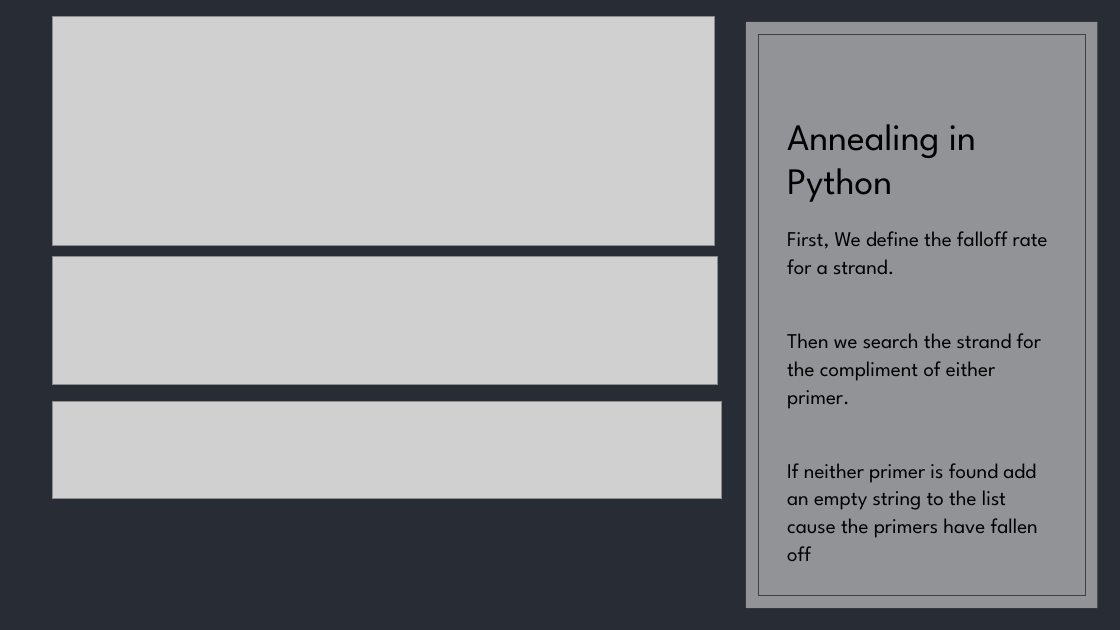
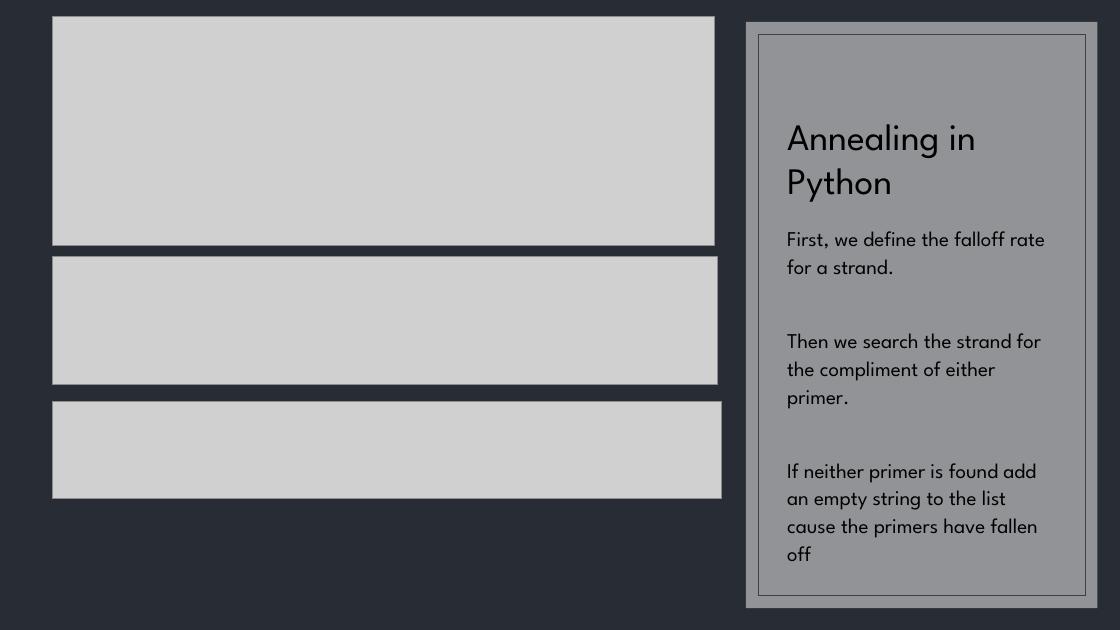
Before and after one commit to AlikanakelaKarwowski/Project-1-Group-8, a slide deck: slide 8 of PCR in Python.pptx. Drawn at 1120x630 pixels with LibreOffice and Linux fonts; fonts in the diff are those of the drawing; grey boxes stand for pictures. Boxes give left, top, right and bottom in pixels: in the first picture for what was removed or moved away, otherwise in the second. Text is boxed around its words. In the diff, an @@ line names an element or a change of style, - is before the commit and + after.

```diff
--- a/PCR in Python.pptx
+++ b/PCR in Python.pptx
@@ text at (x1=787, y1=231, x2=1045, y2=274): text changed @@
-First, We define the falloff rate for a strand.
+First, we define the falloff rate for a strand.
```
Also in this commit, not shown: 5 other slides changed, 1 slide removed.
